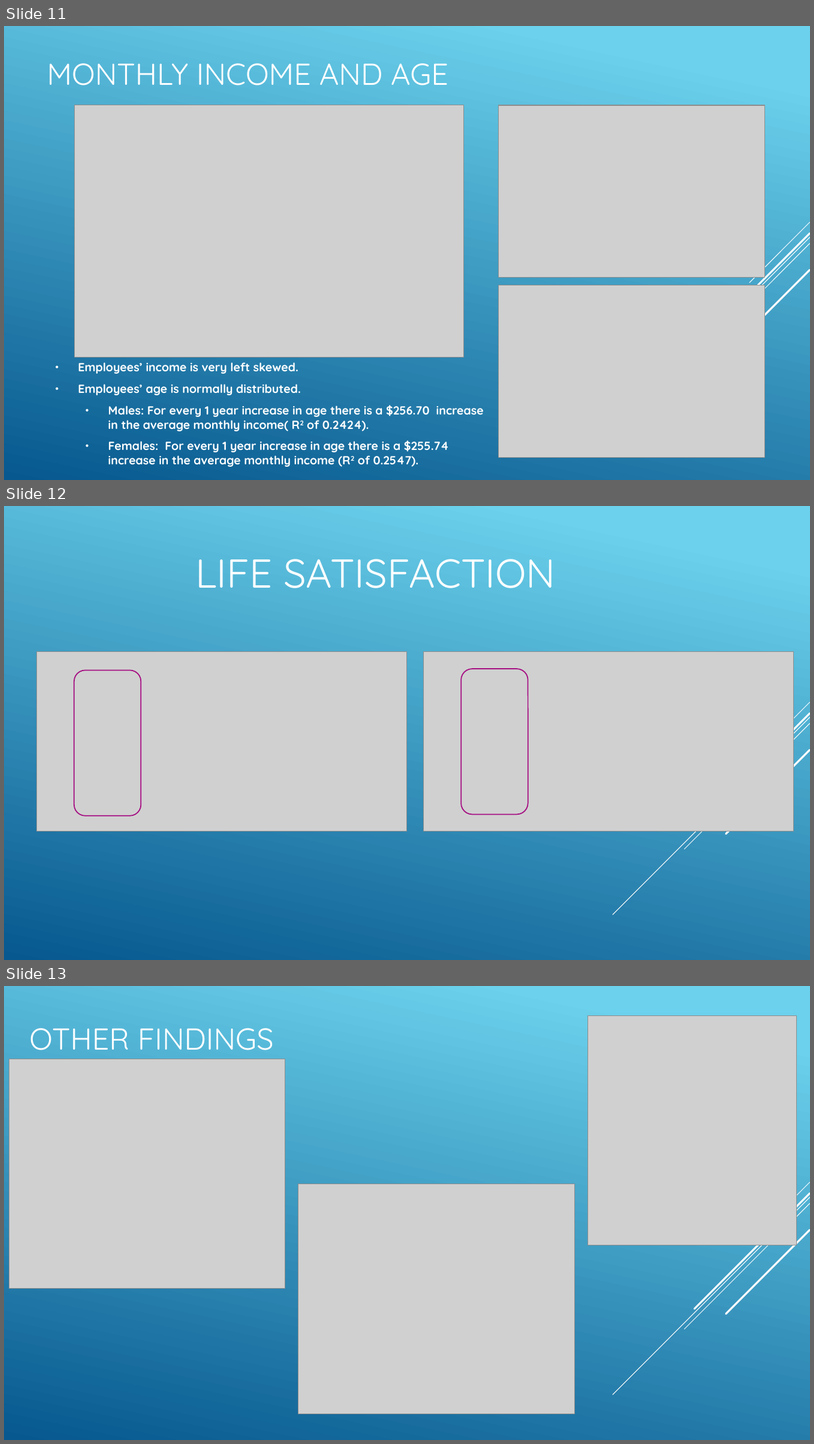
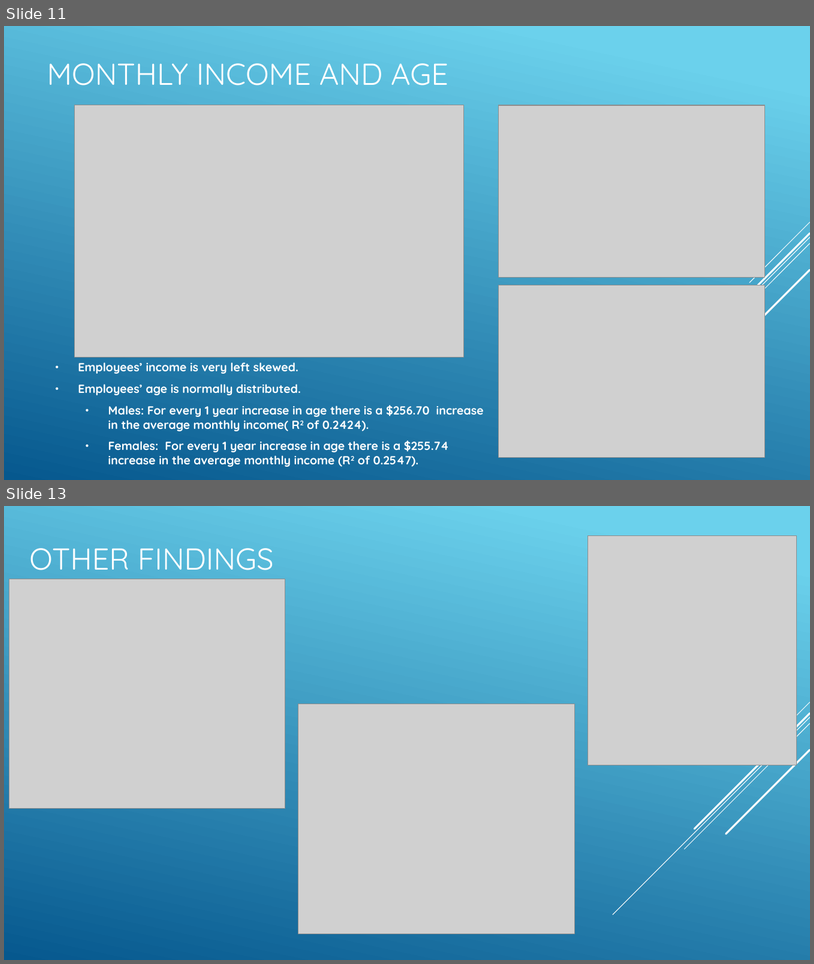
Before and after one commit to R-Chandna/MSDS6306_CaseStudy_2, a slide deck: Attrition_Case_Study_2_pptx_TAJAR_IP.pptx. Shown one above the other, each under a label of ours: slides 11, 12 and 13 before the commit, slides 11 and 13 after it; the slides between them are not shown. The pictures are 814x1444 and 814x964 pixels, drawn with LibreOffice and Linux fonts; fonts in the diff are those of the drawing; grey boxes stand for pictures. Boxes give left, top, right and bottom in pixels: in the first picture for what was removed or moved away, otherwise in the second. Text is boxed around its words. In the diff, an @@ line names an element or a change of style, - is before the commit and + after.

```diff
--- a/Attrition_Case_Study_2_pptx_TAJAR_IP.pptx
+++ b/Attrition_Case_Study_2_pptx_TAJAR_IP.pptx
@@ slide 12 removed at (4, 506, 810, 960), background gradient #6ED2EB to #06588E; not listed: 5 template elements that a slide beside it also shows @@
@@ title removed at (195, 559, 556, 588) @@
-LIFE SATISFACTION
@@ picture removed at (36, 652, 408, 831) @@
@@ picture removed at (424, 652, 795, 831) @@
@@ rounded rectangle removed at (74, 670, 141, 815) @@
@@ rounded rectangle removed at (461, 669, 528, 814) @@
```
Also in this commit, not shown: 2 slides changed, 1 slide added, 1 other file.
